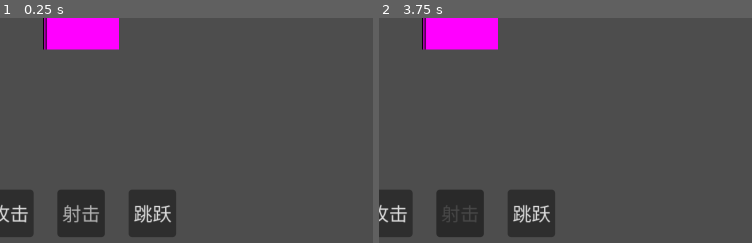
Above: before the commit, frames 1-2 (left to right).
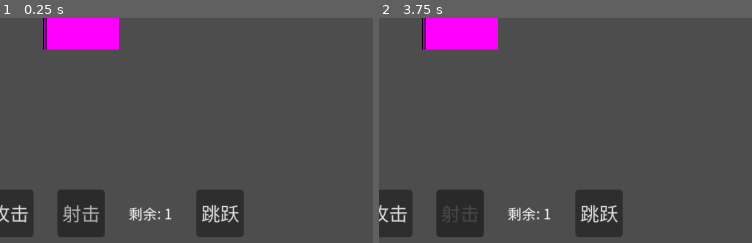
Above: after the commit, the same moments.

Repository: wangcocoo00/ziciyici
Game: Godot game, scene res://scenes/battle_xufuji.tscn
The game is run twice, just before and just after one commit, with the same random seed, the same clock (stepped at 60 frames per second) and the same inputs. This scene is started directly instead of the project's main scene.
Inputs:
- Up to frame 1 (0.25 s): no input
- Up to frame 2 (3.75 s): click "攻击" at 0.5 s; click "射击" at 1.25 s; click "跳跃" at 2 s; click "攻击" at 2.75 s; click "射击" at 3.5 s
The pictures show only the part of the screen within x 6-56%, y 50-100%; the shares and areas given below are measured in that part.

The runs differ from the first frame. In frame 1, 4.8% of the frame differs, in the area x 34-66%, y 76-98%; in frame 2, 4.8%.

Commit message:
[feat] 射击按钮下方添加剩余次数显示 Label

Diff:
--- a/ziciyici/scenes/battle_xiongxiong.tscn
+++ b/ziciyici/scenes/battle_xiongxiong.tscn
@@ -27,7 +27,7 @@
 scale = Vector2(2, 2)
 texture = SubResource("PlaceholderTexture2D_l1kui")
 
-[node name="EnemySprite" type="Sprite2D" parent="." unique_id=566615846]
+[node name="EnemySprite" type="Sprite2D" parent="." unique_id=566615846)
 position = Vector2(1300, 400)
 scale = Vector2(2, 2)
 texture = SubResource("PlaceholderTexture2D_p6tk1")
@@ -96,6 +96,12 @@
 theme_override_fonts/font = ExtResource("8_ih0ju")
 text = "射击"
 
+[node name="ShootCountLabel" type="Label" parent="ActionButtons/HBoxContainer" unique_id=1004607530]
+layout_mode = 2
+theme_override_fonts/font = ExtResource("8_ih0ju")
+theme_override_font_sizes/font_size = 12
+text = "剩余: 1"
+
 [node name="GameOverUI" type="CanvasLayer" parent="." unique_id=1272163202]
 visible = false
 
--- a/ziciyici/scenes/battle_xufuji.tscn
+++ b/ziciyici/scenes/battle_xufuji.tscn
@@ -93,6 +93,12 @@
 theme_override_fonts/font = ExtResource("8_ih0ju")
 text = "射击"
 
+[node name="ShootCountLabel" type="Label" parent="ActionButtons/HBoxContainer" unique_id=749983761]
+layout_mode = 2
+theme_override_fonts/font = ExtResource("8_ih0ju")
+theme_override_font_sizes/font_size = 12
+text = "剩余: 1"
+
 [node name="JumpBtn" type="Button" parent="ActionButtons/HBoxContainer" unique_id=1282695462]
 layout_mode = 2
 theme_override_fonts/font = ExtResource("8_ih0ju")
--- a/ziciyici/scripts/battle_manager.gd
+++ b/ziciyici/scripts/battle_manager.gd
@@ -113,6 +113,7 @@
 	load_config()
 	_setup_sprites()
 	_update_shoot_button_style()
+	_update_shoot_count_label()
 
 
 func _setup_sprites() -> void:
@@ -165,6 +166,12 @@
 	else:
 		shoot_btn.modulate = Color(0.8, 0.8, 0.8, 1.0)  # 灰白色（未激活）
 
+## 更新剩余射击次数显示
+func _update_shoot_count_label() -> void:
+	var label = get_node_or_null("ActionButtons/HBoxContainer/ShootCountLabel") as Label
+	if label:
+		label.text = "剩余: " + str(shots_remaining)
+
 # ===========================================================================
 # 玩家行动
 # ===========================================================================
@@ -196,6 +203,7 @@
 	# 射击后退出射击模式
 	shoot_mode_active = false
 	_update_shoot_button_style()
+	_update_shoot_count_label()
 	sentence_updated.emit()
 
 	# 应用该字绑定的所有效果
--- a/ziciyici/scripts/battle_manager_level2.gd
+++ b/ziciyici/scripts/battle_manager_level2.gd
@@ -28,6 +28,7 @@
 	sentence_updated.emit()
 	_setup_sprites()
 	_update_shoot_button_style()
+	_update_shoot_count_label()
 
 func _setup_sprites() -> void:
 	var player_sprite: Sprite2D = $PlayerSprite
@@ -60,6 +61,12 @@
 	else:
 		shoot_btn.modulate = Color(0.8, 0.8, 0.8, 1.0)  # 灰白色（未激活）
 
+## 更新剩余射击次数显示
+func _update_shoot_count_label() -> void:
+	var label = get_node_or_null("ActionButtons/HBoxContainer/ShootCountLabel") as Label
+	if label:
+		label.text = "剩余: " + str(shots_remaining)
+
 func player_shoot(slot: int) -> void:
 	if battle_ended or shots_remaining <= 0:
 		return
@@ -82,6 +89,7 @@
 	# 射击后退出射击模式
 	shoot_mode_active = false
 	_update_shoot_button_style()
+	_update_shoot_count_label()
 	sentence_updated.emit()
 
 	# 检查效果中的 ending 标记
